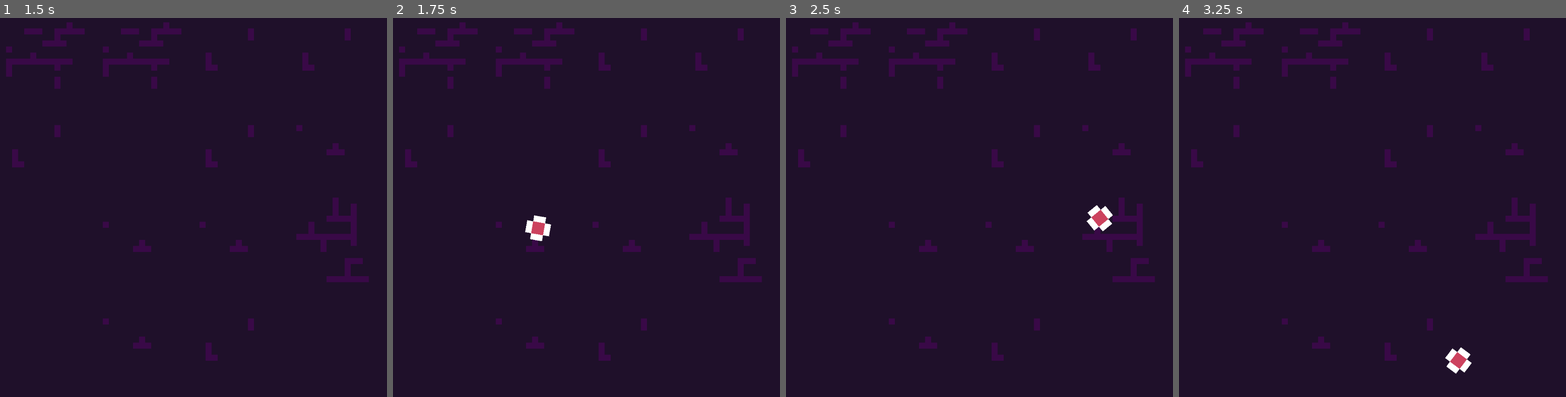
Above: before the commit, frames 1-4 (left to right).
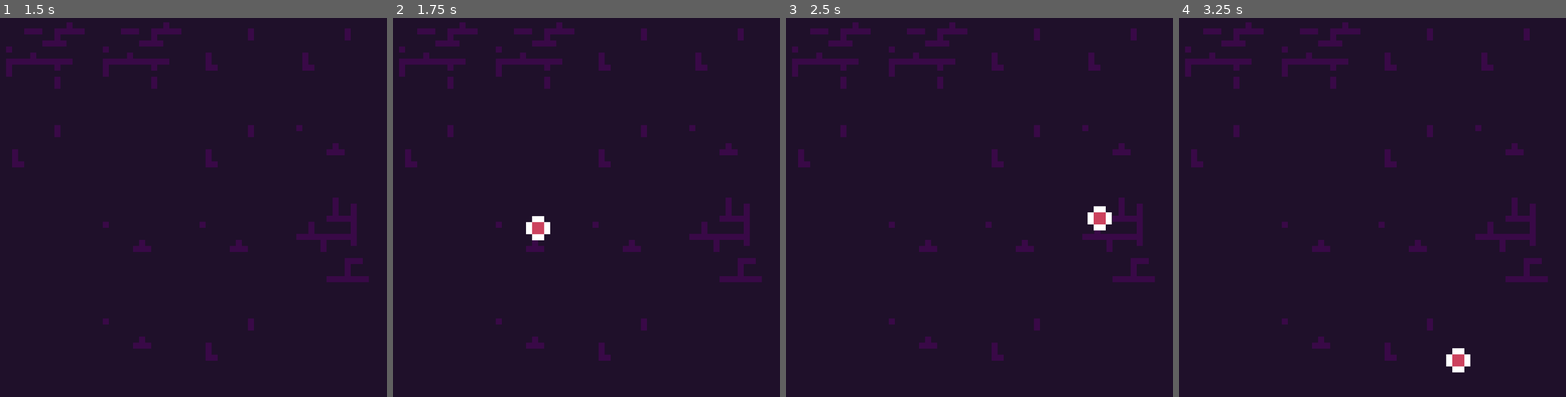
Above: after the commit, the same moments.

Repository: Kolbias/GGJ2026
Game: Godot game, scene res://Data/Maps/world.tscn
The game is run twice, just before and just after one commit, with the same random seed, the same clock (stepped at 60 frames per second) and the same inputs. The engine's default icon, where the game draws it, is replaced by a stand-in: a white triangle on a blue panel in a dark square.
Inputs (mouse positions are in pixels of both pictures, inside the frame that each line leads up to):
- Up to frame 1 (1.5 s): tap Enter at 0.5 s; move the mouse to (278, 184) at 0.52 s; press the mouse at (278, 184) at 0.53 s; hold D (MoveRight) 0.53-1.28 s; tap Space at 1.25 s; move the mouse to (116, 222) at 1.27 s; release the mouse at (116, 222) at 1.28 s; hold S (MoveDown) from 1.28 s (still down); click (116, 222) at 1.35 s
- Up to frame 2 (1.75 s): keep holding S (MoveDown)
- Up to frame 3 (2.5 s): move the mouse to (1018, 120) at 2.02 s; release S (MoveDown) at 2.03 s; press the mouse at (1018, 120) at 2.03 s; hold D (MoveRight) from 2.03 s (still down)
- Up to frame 4 (3.25 s): move the mouse to (1353, 279) at 2.77 s; release D (MoveRight) at 2.78 s; release the mouse at (1353, 279) at 2.78 s; hold W (MoveUp) from 2.78 s (still down); click (1353, 279) at 2.85 s

Frame 1 is identical in both runs. In frame 2, 0.1% of the frame differs, in the area x 34-41%, y 52-59%; in frame 3, 0.1%; in frame 4, 0.1%, in the area x 68-76%, y 86-94%.

Commit message:
Extracted projectile handling to Projectile Manager script.

Diff:
--- a/ggj-2026-maskuerade/Data/Characters/mask.gd
+++ b/ggj-2026-maskuerade/Data/Characters/mask.gd
@@ -18,16 +18,16 @@
 
 func _unhandled_input(event: InputEvent) -> void:
 	if event.is_action_pressed("Shoot"):
-		var inst = projectile.instantiate()
-
-		inst.dir = get_global_mouse_position() - shoot_point.global_position
-		inst.dir = inst.dir.normalized()
+		GameEvents.shot_fired.emit(shoot_point.global_position, get_global_mouse_position())
+		#var inst = projectile.instantiate()
+		#inst.dir = get_global_mouse_position() - shoot_point.global_position
+		#inst.dir = inst.dir.normalized()
 
 		# 🤚 Don't do this at home kids! ...consider replacing with Global Signal/Autoload
-		get_parent().get_parent().add_child(inst)
+		#get_parent().get_parent().add_child(inst)
 
-		inst.global_position = shoot_point.global_position
-		inst.global_rotation = shoot_point.global_rotation
+		#inst.global_position = shoot_point.global_position
+		#inst.global_rotation = shoot_point.global_rotation
 
 func OnSwitchNextMask():
 	mask_index = wrapi(mask_index + 1, 0, max_mask_index - 1)
--- a/ggj-2026-maskuerade/Data/Characters/mask.tscn
+++ b/ggj-2026-maskuerade/Data/Characters/mask.tscn
@@ -20,7 +20,7 @@
 
 [node name="ShootPoint" type="Node2D" parent="."]
 unique_name_in_owner = true
-rotation = -6.6775036
+rotation = 0.31072897
 
 [node name="DebugSprite" type="Sprite2D" parent="ShootPoint"]
 position = Vector2(6, 0)
--- a/ggj-2026-maskuerade/Data/Characters/projectile.gd
+++ b/ggj-2026-maskuerade/Data/Characters/projectile.gd
@@ -4,9 +4,9 @@
 @export var speed := 5.0
 @export var dir: Vector2 = Vector2(-1,0)
 
-func _physics_process(_delta: float) -> void:
-	position += dir * speed
+#func _physics_process(_delta: float) -> void:
+	#position += dir * speed
 
 
-func _on_visible_on_screen_notifier_2d_screen_exited() -> void:
-	queue_free()
+#func _on_visible_on_screen_notifier_2d_screen_exited() -> void:
+	#queue_free()
--- a/ggj-2026-maskuerade/Data/Maps/world.tscn
+++ b/ggj-2026-maskuerade/Data/Maps/world.tscn
@@ -1,7 +1,8 @@
-[gd_scene load_steps=3 format=3 uid="uid://cqkw75bd3y1re"]
+[gd_scene load_steps=4 format=3 uid="uid://cqkw75bd3y1re"]
 
 [ext_resource type="PackedScene" uid="uid://c3608fwt5r0iw" path="res://Data/Characters/player.tscn" id="1_0hdeg"]
 [ext_resource type="PackedScene" uid="uid://bomu06x5mw8gn" path="res://Data/Maps/room_test.tscn" id="2_5ti13"]
+[ext_resource type="Script" uid="uid://dpfx2nnlrswvn" path="res://Scripts/Projectile_Manager.gd" id="3_nm2yv"]
 
 [node name="World" type="Node2D"]
 
@@ -12,3 +13,6 @@
 position = Vector2(12, 13)
 
 [node name="Camera2D" type="Camera2D" parent="."]
+
+[node name="Projectile_Manager" type="Node" parent="."]
+script = ExtResource("3_nm2yv")
--- /dev/null
+++ b/ggj-2026-maskuerade/Data/Testing/LevelHandler.gd
@@ -0,0 +1,56 @@
+extends Node2D
+
+var starting_location := Vector2i(0, 3)
+var finish_location := Vector2i(7, 3)
+var map = Array()
+
+var rooms = {
+	0: " ",
+	1: "⊤",
+	2: "⊢",
+	3: "⊥",
+	4: "⊣"
+}
+
+var handledMap = Array()
+
+func _ready():
+	for i in range(7):
+		var row = Array()
+		row.resize(8)
+		row.fill(" ")
+		map.append(row)
+
+	for row in range(7):
+		for col in range(8):
+			var possibilities = [0, 1, 2, 3, 4]
+			var loc = Vector2i(col, row)
+			if loc == starting_location:
+				print("made it to start")
+				print(loc)
+				possibilities = [1, 3, 4]
+			elif loc == finish_location:
+				print("made it to end")
+				print(loc)
+				possibilities = [1, 2, 3]
+			handledMap.append([loc, possibilities])
+
+	collapse()
+
+	for row in map:
+		print(row)
+
+func collapse():
+	var changes = true
+	while changes:
+		changes = false
+		handledMap.sort_custom(
+			func(a, b): return a[1].size() < b[1].size()
+		)
+
+		for cell in handledMap:
+			if cell[1].size() == 1:
+				pass
+
+
+	print(handledMap)
--- /dev/null
+++ b/ggj-2026-maskuerade/Data/Testing/Map.tscn
@@ -0,0 +1,11 @@
+[gd_scene load_steps=2 format=3 uid="uid://2jvpk8v22mdj"]
+
+[ext_resource type="Script" uid="uid://bxh50vvh8txt3" path="res://Data/Testing/LevelHandler.gd" id="1_brupj"]
+
+[node name="Map" type="Node2D"]
+script = ExtResource("1_brupj")
+
+[node name="Background" type="ColorRect" parent="."]
+offset_top = -225.0
+offset_right = 700.0
+offset_bottom = 225.0
--- /dev/null
+++ b/ggj-2026-maskuerade/Scripts/Game_Events.gd
@@ -0,0 +1,3 @@
+extends Node
+
+signal shot_fired(shoot_position: Vector2, mouse_pos: Vector2)
--- /dev/null
+++ b/ggj-2026-maskuerade/Scripts/Projectile_Manager.gd
@@ -0,0 +1,29 @@
+extends Node
+
+@onready var parent_scene := get_parent()
+@export var projectile_scene : PackedScene = preload("res://Data/Characters/projectile.tscn")
+
+var projectiles: Array[Projectile] = []
+
+func _ready():
+	GameEvents.shot_fired.connect(_on_shot_fired)
+
+func _on_shot_fired(shoot_point, mouse_position):
+	#Instantiate and set properties
+	var inst = projectile_scene.instantiate()
+	inst.position = shoot_point
+	inst.dir = (mouse_position - shoot_point).normalized()
+	#Set up signal listeners
+	var visibility_notifier = inst.get_node("VisibleOnScreenNotifier2D")
+	visibility_notifier.screen_exited.connect(_projectile_offscreen.bind(inst))
+	#Add at end of current frame
+	parent_scene.add_child.call_deferred(inst)
+	projectiles.append(inst)
+
+func _physics_process(_delta: float) -> void:
+	for projectile in projectiles:
+		projectile.global_position += projectile.dir * projectile.speed
+
+func _projectile_offscreen(projectile):
+	projectile.queue_free.call_deferred()
+	projectiles.erase(projectile)
--- a/ggj-2026-maskuerade/project.godot
+++ b/ggj-2026-maskuerade/project.godot
@@ -14,6 +14,10 @@
 run/main_scene="uid://cqkw75bd3y1re"
 config/features=PackedStringArray("4.5", "Forward Plus")
 config/icon="res://icon.svg"
+
+[autoload]
+
+GameEvents="*res://Scripts/Game_Events.gd"
 
 [display]
 
Not shown, added: ggj-2026-maskuerade/Data/Testing/LevelHandler.gd.uid
Not shown, added: ggj-2026-maskuerade/Scripts/Game_Events.gd.uid
Not shown, added: ggj-2026-maskuerade/Scripts/Projectile_Manager.gd.uid
